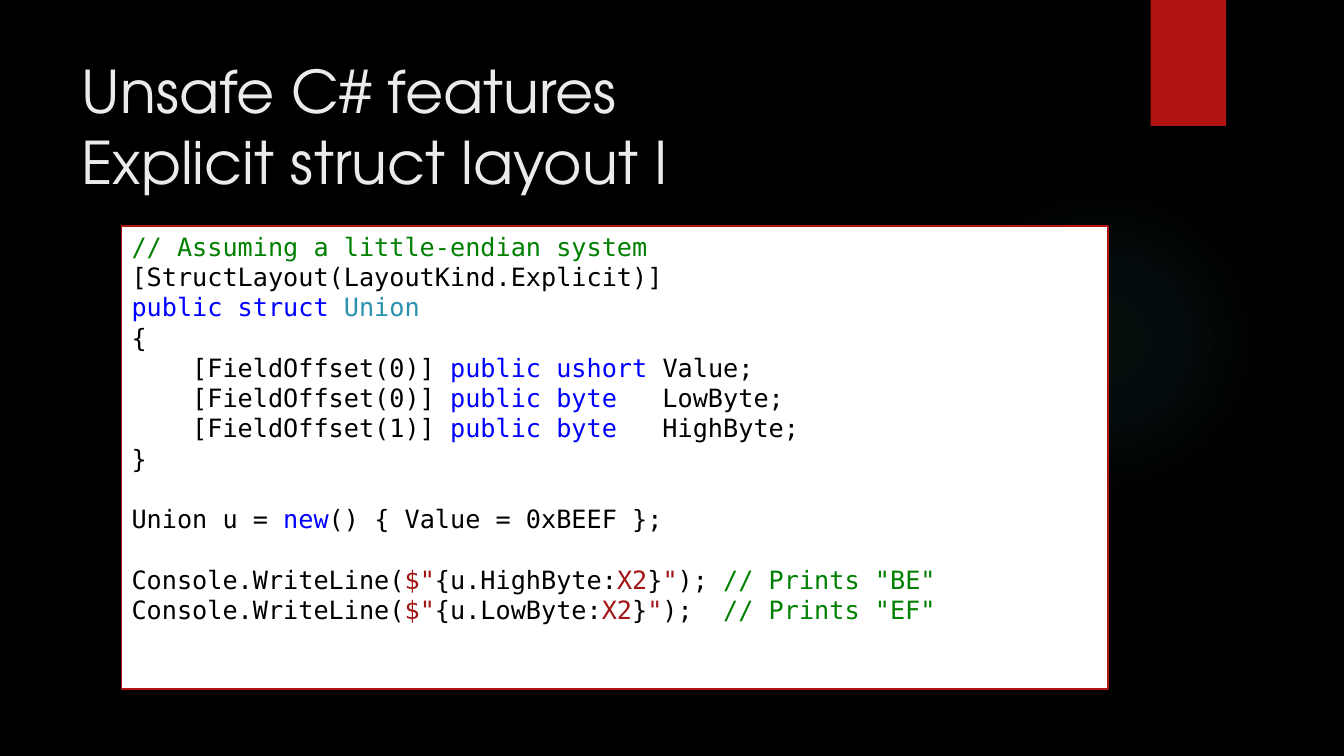
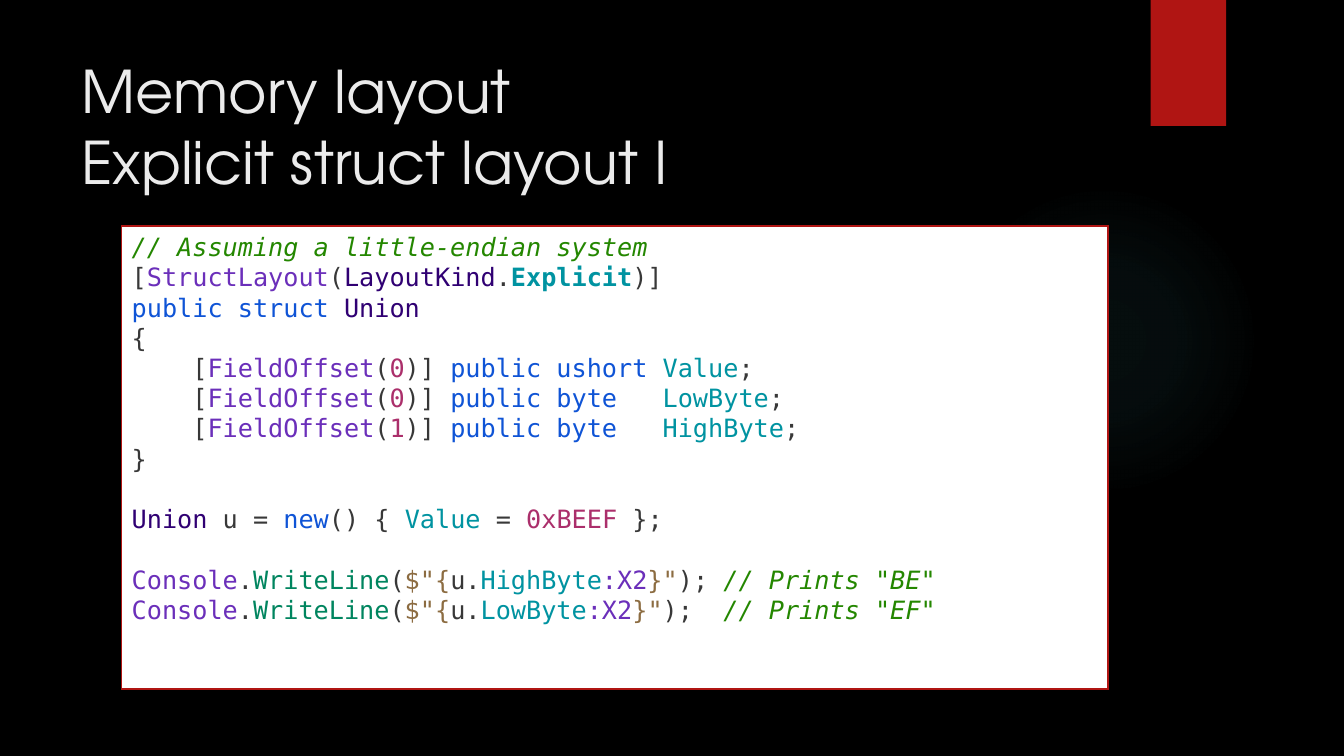
Before and after one commit to dennisdietrich/UnsafeCSharp, a slide deck: slide 17 of doc/Introduction to unsafe C#.pptx (slide 13 before the commit). Drawn at 1344x756 pixels with LibreOffice and Linux fonts; fonts in the diff are those of the drawing; background and template pictures are left out. Boxes give left, top, right and bottom in pixels: in the first picture for what was removed or moved away, otherwise in the second. Text is boxed around its words. In the diff, an @@ line names an element or a change of style, - is before the commit and + after.

```diff
--- a/doc/Introduction to unsafe C#.pptx
+++ b/doc/Introduction to unsafe C#.pptx
@@ title at box(81, 69, 667, 196): text changed @@
-Unsafe C# features
-Explicit struct layout I
+Memory layout
+Explicit struct layout I
@@ text in rectangle at box(132, 236, 936, 625): text changed; text colour #000000 to #6B2FBA @@
-// Assuming a little-endian system
-[StructLayout(LayoutKind.Explicit)]
-public struct Union
-{
-[FieldOffset(0)] public ushort Value;
-[FieldOffset(0)] public byte LowByte;
-[FieldOffset(1)] public byte HighByte;
-}
-Union u = new() { Value = 0xBEEF };
-Console.WriteLine($"{u.HighByte:X2}"); // Prints "BE"
-Console.WriteLine($"{u.LowByte:X2}"); // Prints "EF"
+// Assuming a little-endian system
+[StructLayout(LayoutKind.Explicit)]
+public struct Union
+{
+[FieldOffset(0)] public ushort Value;
+[FieldOffset(0)] public byte LowByte;
+[FieldOffset(1)] public byte HighByte;
+}
+Union u = new() { Value = 0xBEEF };
+Console.WriteLine($"{u.HighByte:X2}"); // Prints "BE"
+Console.WriteLine($"{u.LowByte:X2}"); // Prints "EF"
```
Also in this commit, not shown: 25 other slides changed, 23 slides added, 1 slide removed, 20 other files.
